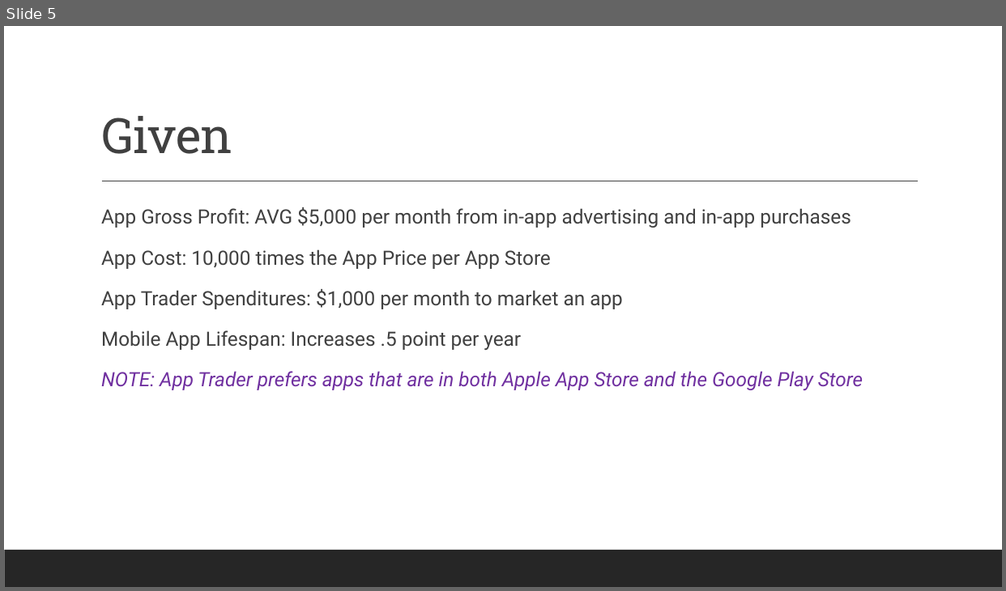
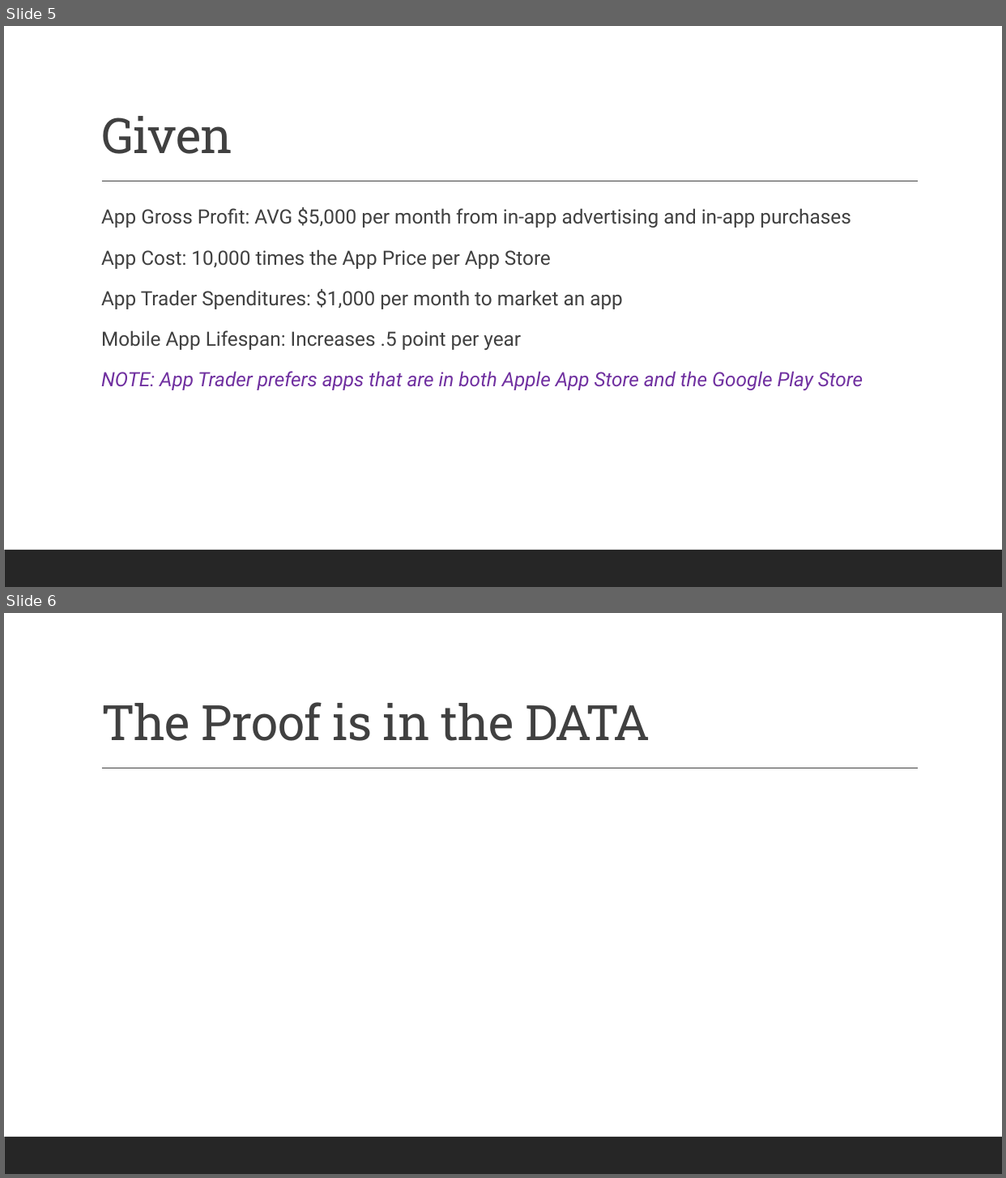
Before and after one commit to robertlanier/app-trader, a slide deck: presentation/app_trader_proposal.pptx. Shown one above the other, each under a label of ours: slide 5 before the commit, slides 5 and 6 after it. The pictures are 1006x591 and 1006x1178 pixels, drawn with LibreOffice and Linux fonts; fonts in the diff are those of the drawing. Boxes give left, top, right and bottom in pixels: in the first picture for what was removed or moved away, otherwise in the second. Text is boxed around its words. In the diff, an @@ line names an element or a change of style, - is before the commit and + after.

```diff
--- a/presentation/app_trader_proposal.pptx
+++ b/presentation/app_trader_proposal.pptx
@@ slide 6 added at box(4, 613, 1002, 1174), background #FFFFFF; not listed: 2 template elements that a slide beside it also shows @@
@@ title added at box(101, 702, 650, 741), 47 pt, text #404040 @@
+The Proof is in the DATA
```
Also in this commit, not shown: 3 slides changed, 2 other slides added, 1 slide removed.
